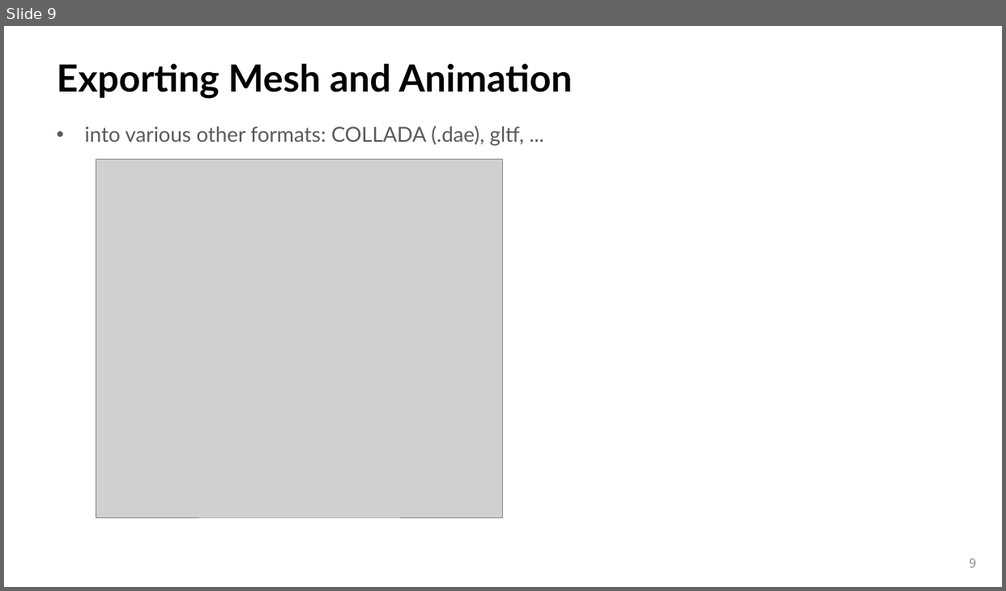
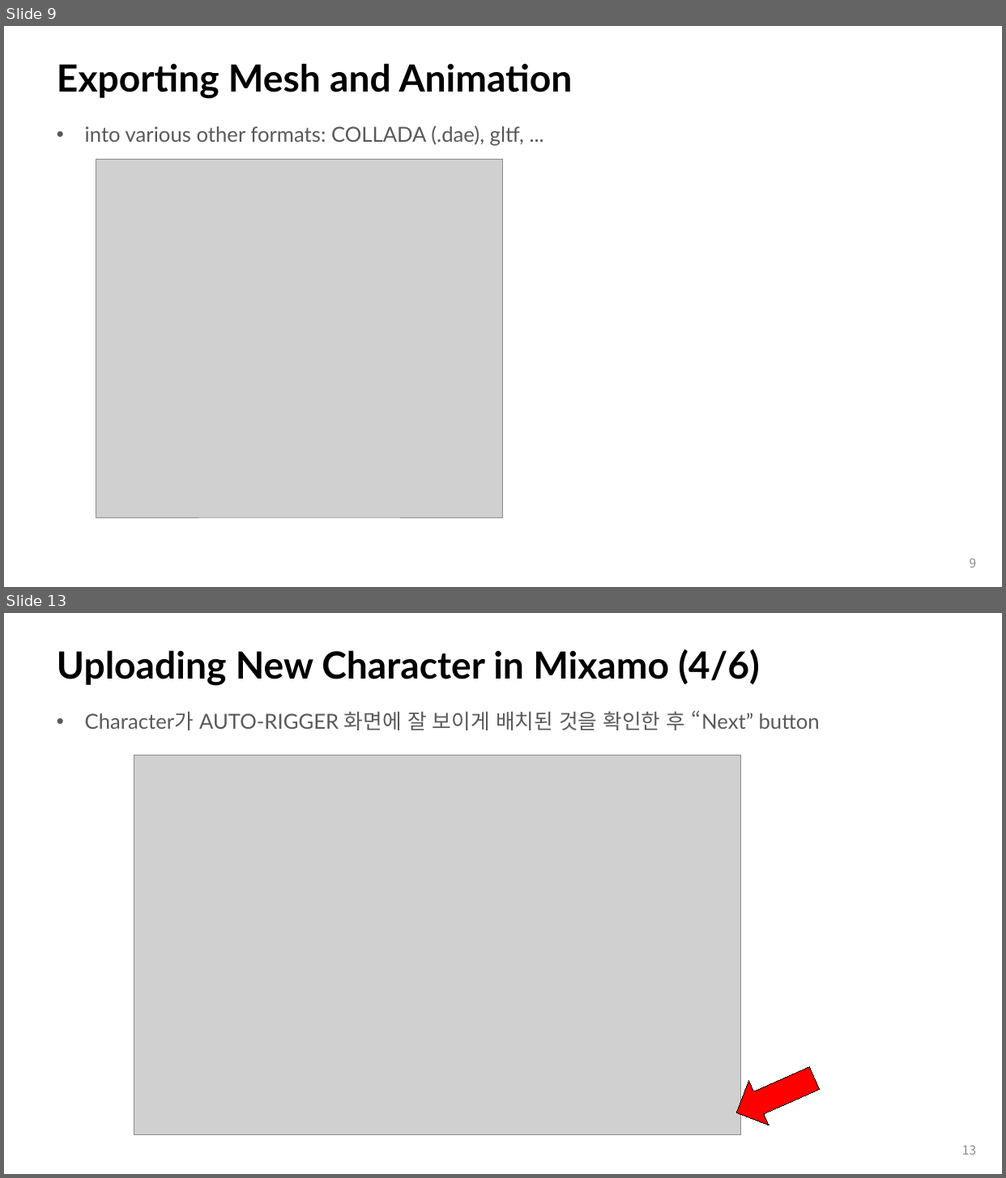
Before and after one commit to iklee99/WebGLDist, a slide deck: Notes/11_2_SkeletalAnimation.pptx. Shown one above the other, each under a label of ours: slide 9 before the commit, slides 9 and 13 after it; the slides between them are not shown. The pictures are 1006x591 and 1006x1178 pixels, drawn with LibreOffice and Linux fonts; fonts in the diff are those of the drawing; grey boxes stand for pictures. Boxes give left, top, right and bottom in pixels: in the first picture for what was removed or moved away, otherwise in the second. Text is boxed around its words. In the diff, an @@ line names an element or a change of style, - is before the commit and + after.

```diff
--- a/Notes/11_2_SkeletalAnimation.pptx
+++ b/Notes/11_2_SkeletalAnimation.pptx
@@ slide 13 added at box(4, 613, 1002, 1174), background #FFFFFF @@
@@ title added at box(57, 649, 759, 686), 36 pt, text #000000, bold @@
+Uploading New Character in Mixamo (4/6)
@@ text added at box(85, 711, 820, 730), 20 pt, text #595959 @@
+• Character가 AUTO-RIGGER 화면에 잘 보이게 배치된 것을 확인한 후 “Next” button
@@ picture added at box(134, 755, 740, 1135) @@
@@ down arrow added at box(727, 1056, 825, 1135), fill #FF0000, outline #000000 0.75 pt @@
@@ page number added at box(962, 1145, 976, 1155), 12 pt, text #8C8C8C @@
+13
```
Also in this commit, not shown: 5 other slides added.
